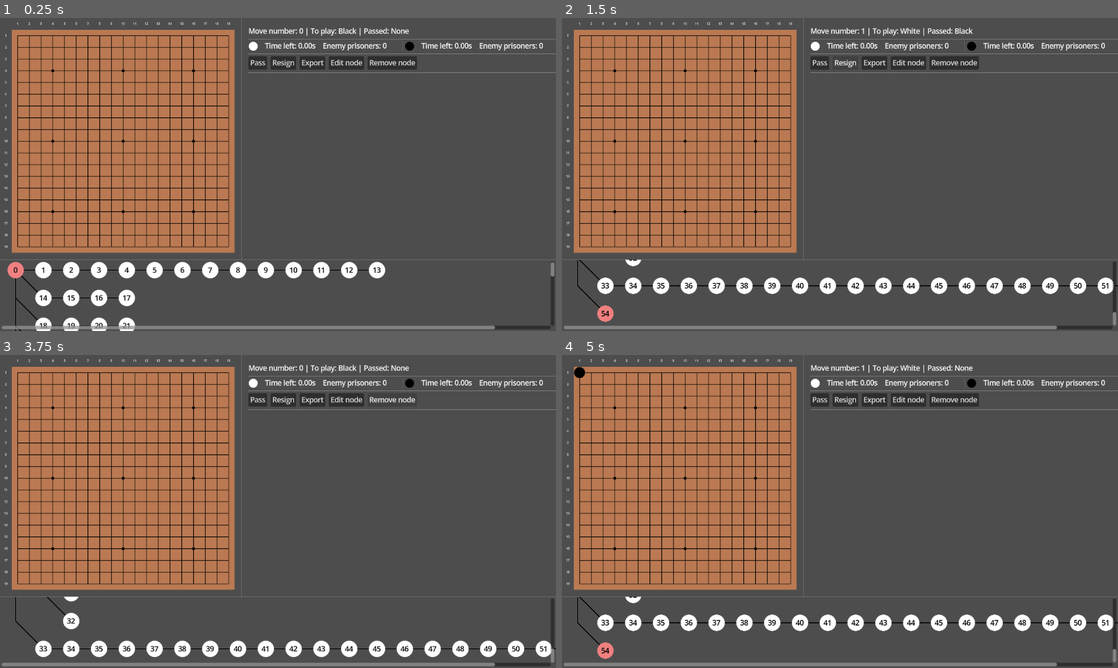
Above: before the commit, frames 1-4 (two rows, left to right).
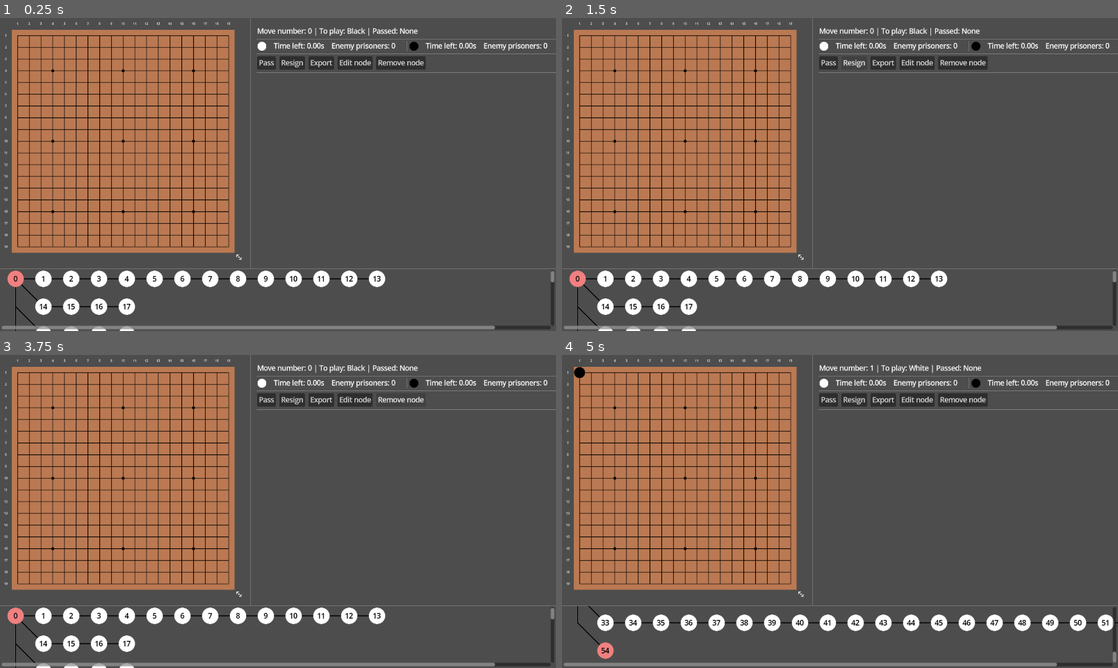
Above: after the commit, the same moments.

Repository: MichalHrbek/gdgo
Game: Godot game, scene res://scenes/main.tscn
Same seed, same stepped clock (60 frames per second), same inputs: the game is played once before the commit and once after it.
Inputs (mouse positions are in pixels of both pictures, inside the frame that each line leads up to):
- Up to frame 1 (0.25 s): no input
- Up to frame 2 (1.5 s): click "Pass" at 0.5 s; click "Resign" at 1.25 s
- Up to frame 3 (3.75 s): click "Export" at 2 s; click "Edit node" at 2.75 s; click "Remove node" at 3.5 s
- Up to frame 4 (5 s): tap Enter at 4.25 s; drag from (578, 373) to (895, 442) at 4.27 s

The runs differ from the first frame. In frame 1, 5.9% of the frame differs, in the area x 0-100%, y 0-100%; in frame 2, 6.2%; in frame 3, 6.9%; in frame 4, 2.3%.

Commit message:
Manual board scaling

Diff:
--- /dev/null
+++ b/assets/ui/scale.svg
@@ -0,0 +1 @@
+<svg xmlns="http://www.w3.org/2000/svg" width="16" height="16"><g fill="#e0e0e0"><circle cx="8" cy="8" r="2"/><path d="M9 1a1 1 0 0 0 0 2h2.586l-1.293 1.293 1.414 1.414L13 4.414V7a1 1 0 0 0 2 0V2a1 1 0 0 0-1-1zM3 9a1 1 0 0 0-2 0v5a1 1 0 0 0 1 1h5a1 1 0 0 0 0-2H4.414l1.293-1.293-1.414-1.414L3 11.586V9z"/></g></svg>
--- a/scenes/main.tscn
+++ b/scenes/main.tscn
@@ -2,6 +2,7 @@
 
 [ext_resource type="Script" uid="uid://hfk0hqouwuei" path="res://scripts/go/ui/game_state_ui.gd" id="2_jyhfs"]
 [ext_resource type="Script" uid="uid://d4bwd2p4ppo3l" path="res://scripts/go/ui/board.gd" id="2_tbgi4"]
+[ext_resource type="Texture2D" uid="uid://cwej1vhu75qwf" path="res://assets/ui/scale.svg" id="2_tefeu"]
 [ext_resource type="Script" uid="uid://dm8721x0payo4" path="res://scripts/go/ui/comment_box.gd" id="3_jyhfs"]
 [ext_resource type="PackedScene" uid="uid://do4lb5meosjl" path="res://scenes/player_info.tscn" id="3_tbgi4"]
 [ext_resource type="Script" uid="uid://cftxeap8dnx5r" path="res://scripts/go/ui/sgf_tree_vis.gd" id="3_tefeu"]
@@ -30,11 +31,21 @@
 custom_minimum_size = Vector2(640, 640)
 layout_mode = 2
 
-[node name="GameBoard" type="GridContainer" parent="CanvasLayer/VBoxContainer/HBoxContainer/MarginContainer/Control" unique_id=1065108175]
+[node name="GameBoard" type="Control" parent="CanvasLayer/VBoxContainer/HBoxContainer/MarginContainer/Control" unique_id=1458735982 node_paths=PackedStringArray("dragger")]
+anchors_preset = 0
+script = ExtResource("2_tbgi4")
+dragger = NodePath("Dragger")
+
+[node name="Dragger" type="TextureRect" parent="CanvasLayer/VBoxContainer/HBoxContainer/MarginContainer/Control/GameBoard" unique_id=1206509469]
+z_index = 4
 layout_mode = 0
-theme_override_constants/h_separation = 0
-theme_override_constants/v_separation = 0
-script = ExtResource("2_tbgi4")
+offset_right = 48.0
+offset_bottom = 48.0
+mouse_filter = 0
+texture = ExtResource("2_tefeu")
+expand_mode = 1
+stretch_mode = 3
+flip_h = true
 
 [node name="VSeparator" type="VSeparator" parent="CanvasLayer/VBoxContainer/HBoxContainer" unique_id=1198823738]
 layout_mode = 2
@@ -135,10 +146,10 @@
 script = ExtResource("3_tefeu")
 
 [connection signal="tree_edited" from="CanvasLayer/VBoxContainer/HBoxContainer/MarginContainer/Control/GameBoard" to="CanvasLayer/VBoxContainer/ScrollContainer/SgfTreeVis" method="_on_tree_edited"]
-[connection signal="pressed" from="CanvasLayer/VBoxContainer/HBoxContainer/VBoxContainer/HFlowContainer/Button" to="CanvasLayer/VBoxContainer/HBoxContainer/MarginContainer/Control/GameBoard" method="make_move" binds= [Vector2i(0, 0)]]
+[connection signal="pressed" from="CanvasLayer/VBoxContainer/HBoxContainer/VBoxContainer/HFlowContainer/Button" to="CanvasLayer/VBoxContainer/HBoxContainer/MarginContainer/Control/GameBoard" method="make_move"]
 [connection signal="pressed" from="CanvasLayer/VBoxContainer/HBoxContainer/VBoxContainer/HFlowContainer/Button5" to="CanvasLayer/VBoxContainer/ScrollContainer/SgfTreeVis" method="remove_current_node"]
-[connection signal="state_changed" from="CanvasLayer/VBoxContainer/ScrollContainer/SgfTreeVis" to="CanvasLayer/VBoxContainer/HBoxContainer/MarginContainer/Control/GameBoard" method="_on_state_changed"]
 [connection signal="state_changed" from="CanvasLayer/VBoxContainer/ScrollContainer/SgfTreeVis" to="CanvasLayer/VBoxContainer/HBoxContainer/VBoxContainer/GameState" method="_on_state_changed"]
 [connection signal="state_changed" from="CanvasLayer/VBoxContainer/ScrollContainer/SgfTreeVis" to="CanvasLayer/VBoxContainer/HBoxContainer/VBoxContainer/HBoxContainer/WhitePlayerInfo" method="_on_state_changed"]
 [connection signal="state_changed" from="CanvasLayer/VBoxContainer/ScrollContainer/SgfTreeVis" to="CanvasLayer/VBoxContainer/HBoxContainer/VBoxContainer/HBoxContainer/BlackPlayerInfo" method="_on_state_changed"]
 [connection signal="state_changed" from="CanvasLayer/VBoxContainer/ScrollContainer/SgfTreeVis" to="CanvasLayer/VBoxContainer/HBoxContainer/VBoxContainer/Comment" method="_on_state_changed"]
+[connection signal="state_changed" from="CanvasLayer/VBoxContainer/ScrollContainer/SgfTreeVis" to="CanvasLayer/VBoxContainer/HBoxContainer/MarginContainer/Control/GameBoard" method="_on_state_changed"]
--- a/scripts/go/ui/board.gd
+++ b/scripts/go/ui/board.gd
@@ -1,9 +1,12 @@
 class_name Board
-extends GridContainer
+extends Control
+
+@export var dragger: Control
 
 var control_grid: Dictionary[Vector2i, Control] = {}
 var markup_nodes: Array[Node] = []
 var rows := 0
+var columns := 0
 
 const board_piece_scene: PackedScene = preload("res://scenes/board_piece.tscn")
 var last_viewport_size: Vector2
@@ -60,8 +63,10 @@
 
 func create(state: GameState) -> void:
 	current_state = state
-	for i in get_children():
+	for i in control_grid.values():
 		i.queue_free()
+
+	control_grid.clear()
 
 	columns = state.board_size.x+1
 	rows = state.board_size.y+1
@@ -73,6 +78,7 @@
 			c.custom_minimum_size = Vector2(64, 64)
 			control_grid[pos] = c
 			add_child(c)
+			c.position = pos*64
 
 	for i in range(state.board_size.y):
 		control_grid[Vector2i(0,i+1)].add_child(_board_label(str(i+1)))
@@ -94,6 +100,9 @@
 
 	update_markup(state)
 
+	dragger.position = Vector2(columns*64, rows*64)
+	size = Vector2(columns*64, rows*64)+dragger.size
+
 func _on_piece_input_event(event: InputEvent, pos: Vector2i) -> void:
 	if event is InputEventMouseButton:
 		if event.pressed:
@@ -101,8 +110,11 @@
 				if current_state.get_stone(pos).color == Stone.StoneColor.NONE:
 					make_move(pos)
 
+
+var y_prop := 0.75
+var x_prop := 0.8
 func ensure_size() -> void:
-	var fit_scale = min(get_viewport_rect().size.y*0.75/(64.0*rows), get_viewport_rect().size.x*0.8/(64.0*columns))
+	var fit_scale = min(get_viewport_rect().size.y*y_prop/(64.0*rows), get_viewport_rect().size.x*x_prop/(64.0*columns))
 	scale = Vector2(fit_scale,fit_scale)
 	get_parent().custom_minimum_size = size*scale
 
@@ -123,3 +135,17 @@
 	resized.connect(ensure_size)
 	get_viewport().size_changed.connect(ensure_size)
 	ensure_size()
+	dragger.gui_input.connect(_on_dragger_input)
+
+var dragging := false
+func _on_dragger_input(event: InputEvent) -> void:
+	if event is InputEventMouseButton:
+		if event.button_index == MouseButton.MOUSE_BUTTON_LEFT:
+			dragging = event.pressed
+
+	if dragging:
+		if event is InputEventMouseMotion:
+			var goal_size: Vector2 = event.global_position-global_position
+			x_prop = clampf(goal_size.x/get_viewport_rect().size.x, 0.25, 0.9)
+			y_prop = clampf(goal_size.y/get_viewport_rect().size.y, 0.25, 0.9)
+			ensure_size()
Not shown, added: assets/ui/scale.svg.import
